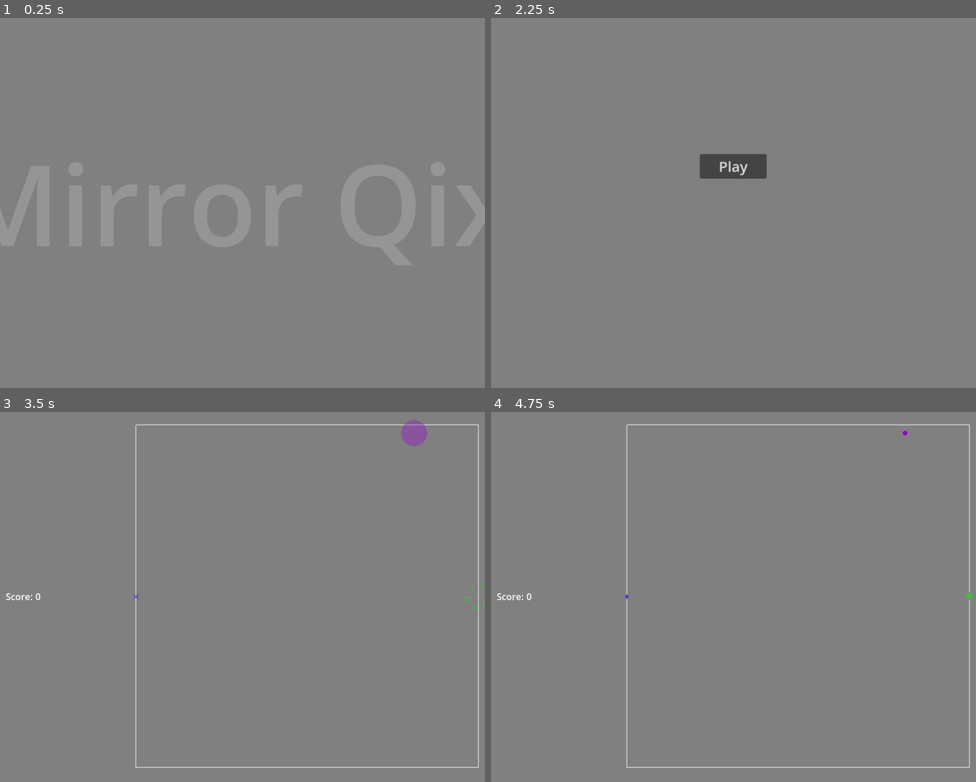
Above: before the commit, frames 1-4 (two rows, left to right).
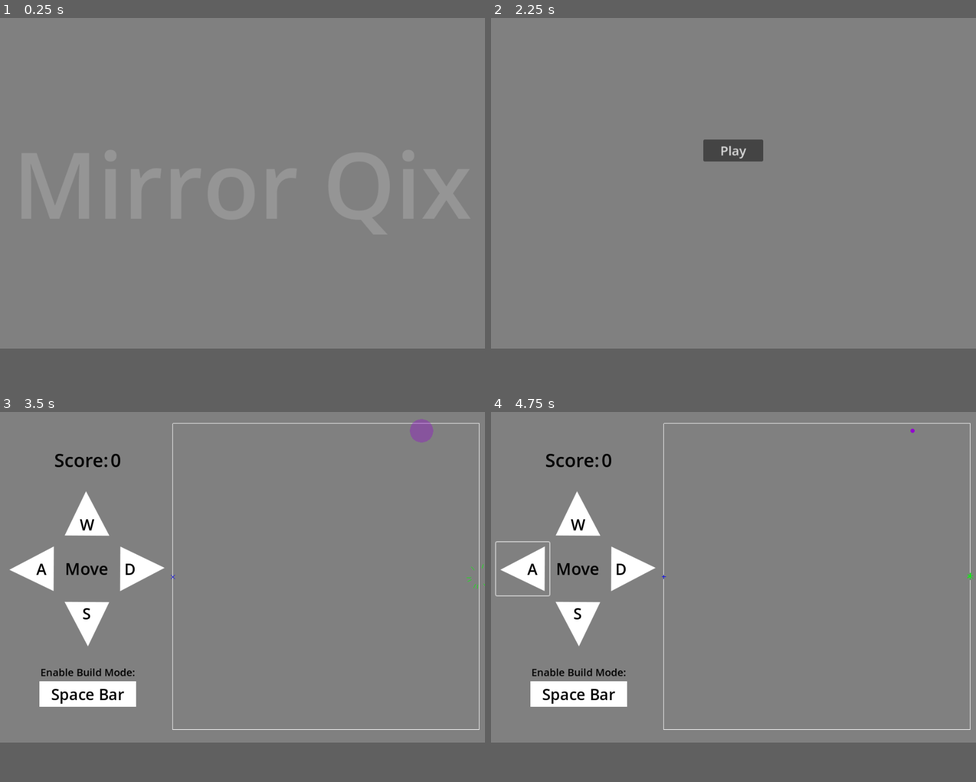
Above: after the commit, the same moments.

Repository: Habidakus/mirror-qix
Game: Godot game, scene res://Scenes/main.tscn
Two runs of this game, one before a commit and one after it. Both use one fixed random seed, a clock stepped at 60 frames per second and the inputs below.
Inputs (mouse positions are in pixels of both pictures, inside the frame that each line leads up to):
- Up to frame 1 (0.25 s): no input
- Up to frame 2 (2.25 s): tap Enter at 0.5, 2 s; move the mouse to (840, 184) at 0.52 s; hold Right 0.53-1.28 s; click (840, 184) at 0.67 s; tap Space at 0.77, 1.25, 1.52 s; move the mouse to (636, 221) at 1.27 s; hold Down 1.28-2.03 s; click (636, 221) at 1.42 s; move the mouse to (782, 121) at 2.02 s; hold Right from 2.03 s (still down); click (782, 121) at 2.17 s
- Up to frame 3 (3.5 s): release Right at 2.75 s; click "Play" at 2.75 s
- Up to frame 4 (4.75 s): click (578, 526) at 3.5 s, where only the run after the commit has a clickable "W"; click (524, 585) at 4.25 s, where only the run after the commit has a clickable "A"
In our replay, the window is 800x611 before the commit and 800x546 after it. These sizes can differ from the game's own. Grey fills any space a smaller window leaves; there, only what the larger window draws over its background counts as a difference.

The runs differ from the first frame. In frame 2, 1.2% of the frame differs, in the area x 43-57%, y 32-44%; in frame 3, 5.7%, in the area x 1-100%, y 1-97%; in frame 4, 5.7%.

Commit message:
Fixed splash screen, added initial help page and buttons, widened the app a little

Diff:
--- a/Scenes/main.tscn
+++ b/Scenes/main.tscn
@@ -1,10 +1,14 @@
-[gd_scene load_steps=6 format=3 uid="uid://byexcr20v7axg"]
+[gd_scene load_steps=10 format=3 uid="uid://byexcr20v7axg"]
 
 [ext_resource type="Script" path="res://Scripts/StateMachine/StateMachine.gd" id="1_srbky"]
 [ext_resource type="Script" path="res://Scripts/StateMachine/StateMachineState_AnyKeyToContinue.gd" id="2_4qlki"]
 [ext_resource type="Script" path="res://Scripts/StateMachine/StateMachineState_MainMenu.gd" id="3_25r5e"]
 [ext_resource type="Script" path="res://Scripts/Decorators/ControlDecorator.gd" id="4_w0rml"]
 [ext_resource type="Script" path="res://Scripts/StateMachine/StateMachineState_Play.gd" id="5_s7774"]
+[ext_resource type="Texture2D" uid="uid://dqcqjav83kkvi" path="res://Art/up_triangle.png" id="6_6usdd"]
+[ext_resource type="Texture2D" uid="uid://44pxrh1ctkak" path="res://Art/left_triangle.png" id="7_50vy4"]
+[ext_resource type="Texture2D" uid="uid://4lfljd6q5nqa" path="res://Art/right_triangle.png" id="8_utft1"]
+[ext_resource type="Texture2D" uid="uid://du8lyde75fgmk" path="res://Art/down_triangle.png" id="9_8hlwr"]
 
 [node name="Main" type="Control"]
 layout_mode = 3
@@ -57,10 +61,11 @@
 layout_mode = 2
 
 [node name="Label" type="Label" parent="StateMachine/SplashScreen/MarginContainer/CenterContainer"]
-custom_minimum_size = Vector2(1000, 0)
-layout_mode = 2
-theme_override_font_sizes/font_size = 196
+custom_minimum_size = Vector2(900, 0)
+layout_mode = 2
+theme_override_font_sizes/font_size = 180
 text = "Mirror Qix"
+horizontal_alignment = 1
 clip_text = true
 
 [node name="Menu" type="Control" parent="StateMachine"]
@@ -156,13 +161,176 @@
 [node name="HBoxContainer" type="HBoxContainer" parent="StateMachine/Game/MarginContainer/HBoxContainer/VBoxContainer"]
 layout_mode = 2
 
+[node name="Control" type="Control" parent="StateMachine/Game/MarginContainer/HBoxContainer/VBoxContainer/HBoxContainer"]
+layout_mode = 2
+size_flags_horizontal = 3
+
 [node name="Label" type="Label" parent="StateMachine/Game/MarginContainer/HBoxContainer/VBoxContainer/HBoxContainer"]
 layout_mode = 2
+theme_override_colors/font_color = Color(0, 0, 0, 1)
+theme_override_font_sizes/font_size = 36
 text = "Score:"
 
 [node name="Score" type="Label" parent="StateMachine/Game/MarginContainer/HBoxContainer/VBoxContainer/HBoxContainer"]
 layout_mode = 2
+theme_override_colors/font_color = Color(0, 0, 0, 1)
+theme_override_font_sizes/font_size = 36
 text = "0"
+
+[node name="Control2" type="Control" parent="StateMachine/Game/MarginContainer/HBoxContainer/VBoxContainer/HBoxContainer"]
+layout_mode = 2
+size_flags_horizontal = 3
+
+[node name="Control3" type="Control" parent="StateMachine/Game/MarginContainer/HBoxContainer/VBoxContainer"]
+custom_minimum_size = Vector2(0, 20)
+layout_mode = 2
+size_flags_horizontal = 3
+
+[node name="GridContainer" type="GridContainer" parent="StateMachine/Game/MarginContainer/HBoxContainer/VBoxContainer"]
+layout_mode = 2
+size_flags_vertical = 3
+columns = 3
+
+[node name="Control" type="Control" parent="StateMachine/Game/MarginContainer/HBoxContainer/VBoxContainer/GridContainer"]
+layout_mode = 2
+
+[node name="up_button" type="Button" parent="StateMachine/Game/MarginContainer/HBoxContainer/VBoxContainer/GridContainer"]
+layout_mode = 2
+theme_override_colors/font_disabled_color = Color(0, 0, 0, 1)
+theme_override_colors/font_hover_pressed_color = Color(0, 0, 0, 1)
+theme_override_colors/font_hover_color = Color(0, 0, 0, 1)
+theme_override_colors/font_pressed_color = Color(0, 0, 0, 1)
+theme_override_colors/font_focus_color = Color(0, 0, 0, 1)
+theme_override_colors/font_color = Color(0, 0, 0, 1)
+theme_override_colors/font_outline_color = Color(0, 0, 0, 1)
+theme_override_font_sizes/font_size = 30
+text = "
+W"
+icon = ExtResource("6_6usdd")
+flat = true
+icon_alignment = 1
+
+[node name="Control2" type="Control" parent="StateMachine/Game/MarginContainer/HBoxContainer/VBoxContainer/GridContainer"]
+layout_mode = 2
+
+[node name="left_button" type="Button" parent="StateMachine/Game/MarginContainer/HBoxContainer/VBoxContainer/GridContainer"]
+layout_mode = 2
+theme_override_colors/font_disabled_color = Color(0, 0, 0, 1)
+theme_override_colors/font_hover_pressed_color = Color(0, 0, 0, 1)
+theme_override_colors/font_hover_color = Color(0, 0, 0, 1)
+theme_override_colors/font_pressed_color = Color(0, 0, 0, 1)
+theme_override_colors/font_focus_color = Color(0, 0, 0, 1)
+theme_override_colors/font_color = Color(0, 0, 0, 1)
+theme_override_colors/font_outline_color = Color(0, 0, 0, 1)
+theme_override_font_sizes/font_size = 30
+text = "     A"
+icon = ExtResource("7_50vy4")
+flat = true
+icon_alignment = 1
+
+[node name="Control3" type="Label" parent="StateMachine/Game/MarginContainer/HBoxContainer/VBoxContainer/GridContainer"]
+layout_mode = 2
+theme_override_colors/font_color = Color(0, 0, 0, 1)
+theme_override_font_sizes/font_size = 32
+text = "Move"
+horizontal_alignment = 1
+
+[node name="right_button" type="Button" parent="StateMachine/Game/MarginContainer/HBoxContainer/VBoxContainer/GridContainer"]
+layout_mode = 2
+theme_override_colors/font_disabled_color = Color(0, 0, 0, 1)
+theme_override_colors/font_hover_pressed_color = Color(0, 0, 0, 1)
+theme_override_colors/font_hover_color = Color(0, 0, 0, 1)
+theme_override_colors/font_pressed_color = Color(0, 0, 0, 1)
+theme_override_colors/font_focus_color = Color(0, 0, 0, 1)
+theme_override_colors/font_color = Color(0, 0, 0, 1)
+theme_override_colors/font_outline_color = Color(0, 0, 0, 1)
+theme_override_font_sizes/font_size = 30
+text = "D      "
+icon = ExtResource("8_utft1")
+flat = true
+icon_alignment = 1
+
+[node name="Control4" type="Control" parent="StateMachine/Game/MarginContainer/HBoxContainer/VBoxContainer/GridContainer"]
+layout_mode = 2
+
+[node name="down_button" type="Button" parent="StateMachine/Game/MarginContainer/HBoxContainer/VBoxContainer/GridContainer"]
+layout_mode = 2
+theme_override_colors/font_disabled_color = Color(0, 0, 0, 1)
+theme_override_colors/font_hover_pressed_color = Color(0, 0, 0, 1)
+theme_override_colors/font_hover_color = Color(0, 0, 0, 1)
+theme_override_colors/font_pressed_color = Color(0, 0, 0, 1)
+theme_override_colors/font_focus_color = Color(0, 0, 0, 1)
+theme_override_colors/font_color = Color(0, 0, 0, 1)
+theme_override_colors/font_outline_color = Color(0, 0, 0, 1)
+theme_override_font_sizes/font_size = 30
+text = "S
+ "
+icon = ExtResource("9_8hlwr")
+flat = true
+icon_alignment = 1
+
+[node name="Control5" type="Control" parent="StateMachine/Game/MarginContainer/HBoxContainer/VBoxContainer/GridContainer"]
+layout_mode = 2
+
+[node name="Control4" type="Control" parent="StateMachine/Game/MarginContainer/HBoxContainer/VBoxContainer"]
+custom_minimum_size = Vector2(0, 20)
+layout_mode = 2
+size_flags_horizontal = 3
+
+[node name="Label" type="Label" parent="StateMachine/Game/MarginContainer/HBoxContainer/VBoxContainer"]
+layout_mode = 2
+theme_override_colors/font_color = Color(0, 0, 0, 1)
+theme_override_font_sizes/font_size = 20
+text = "Enable Build Mode:"
+horizontal_alignment = 1
+
+[node name="HBoxContainer2" type="HBoxContainer" parent="StateMachine/Game/MarginContainer/HBoxContainer/VBoxContainer"]
+layout_mode = 2
+
+[node name="Control" type="Control" parent="StateMachine/Game/MarginContainer/HBoxContainer/VBoxContainer/HBoxContainer2"]
+layout_mode = 2
+size_flags_horizontal = 3
+
+[node name="Button" type="Button" parent="StateMachine/Game/MarginContainer/HBoxContainer/VBoxContainer/HBoxContainer2"]
+layout_mode = 2
+size_flags_horizontal = 3
+size_flags_stretch_ratio = 3.0
+theme_override_colors/font_disabled_color = Color(0, 0, 0, 1)
+theme_override_colors/font_hover_pressed_color = Color(0, 0, 0, 1)
+theme_override_colors/font_hover_color = Color(0, 0, 0, 1)
+theme_override_colors/font_pressed_color = Color(0, 0, 0, 1)
+theme_override_colors/font_focus_color = Color(0, 0, 0, 1)
+theme_override_colors/font_color = Color(0, 0, 0, 1)
+theme_override_colors/font_outline_color = Color(0, 0, 0, 1)
+theme_override_font_sizes/font_size = 30
+text = "Space Bar"
+
+[node name="ColorRect" type="ColorRect" parent="StateMachine/Game/MarginContainer/HBoxContainer/VBoxContainer/HBoxContainer2/Button"]
+layout_mode = 1
+anchors_preset = 15
+anchor_right = 1.0
+anchor_bottom = 1.0
+grow_horizontal = 2
+grow_vertical = 2
+mouse_filter = 1
+
+[node name="Label" type="Label" parent="StateMachine/Game/MarginContainer/HBoxContainer/VBoxContainer/HBoxContainer2/Button/ColorRect"]
+layout_mode = 1
+anchors_preset = 15
+anchor_right = 1.0
+anchor_bottom = 1.0
+grow_horizontal = 2
+grow_vertical = 2
+mouse_filter = 1
+theme_override_colors/font_color = Color(0, 0, 0, 1)
+theme_override_font_sizes/font_size = 30
+text = "Space Bar"
+horizontal_alignment = 1
+vertical_alignment = 1
+
+[node name="Control2" type="Control" parent="StateMachine/Game/MarginContainer/HBoxContainer/VBoxContainer/HBoxContainer2"]
+layout_mode = 2
+size_flags_horizontal = 3
 
 [node name="AspectRatioContainer" type="AspectRatioContainer" parent="StateMachine/Game/MarginContainer/HBoxContainer"]
 custom_minimum_size = Vector2(600, 600)
--- a/project.godot
+++ b/project.godot
@@ -21,7 +21,7 @@
 
 [display]
 
-window/size/viewport_width=848
+window/size/viewport_width=948
 window/stretch/mode="viewport"
 
 [dotnet]
Binary file added: Art/down_triangle.png
Not shown, added: Art/down_triangle.png.import
Binary file added: Art/left_triangle.png
Not shown, added: Art/left_triangle.png.import
Binary file added: Art/right_triangle.png
Not shown, added: Art/right_triangle.png.import
Binary file added: Art/up_triangle.png
Not shown, added: Art/up_triangle.png.import
